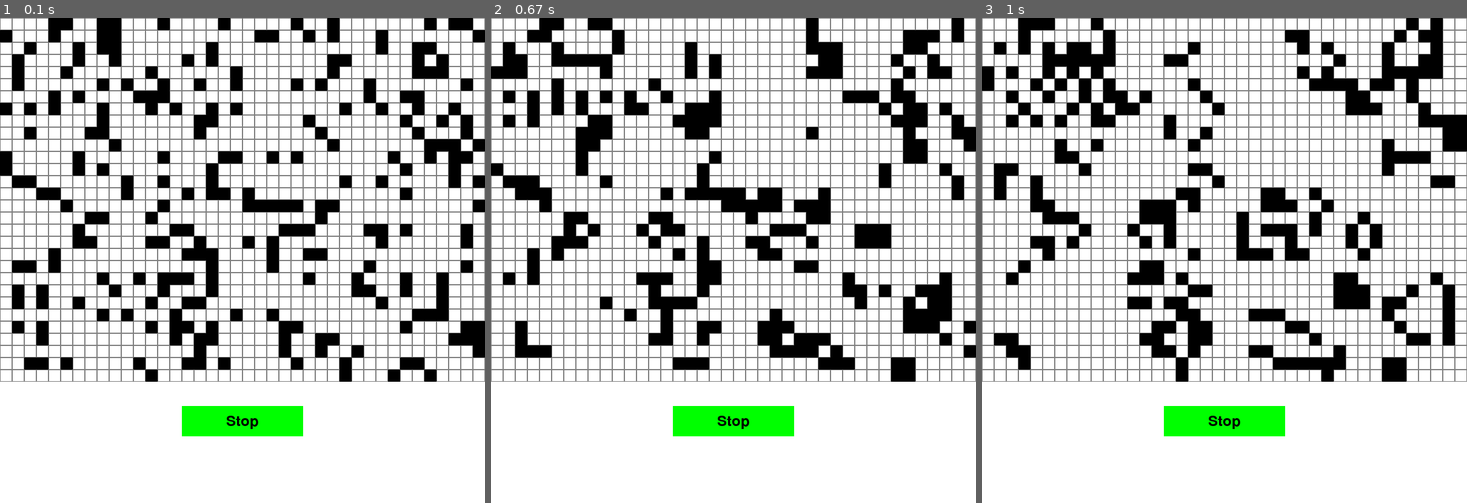
Above: before the commit, frames 1-3 (left to right).
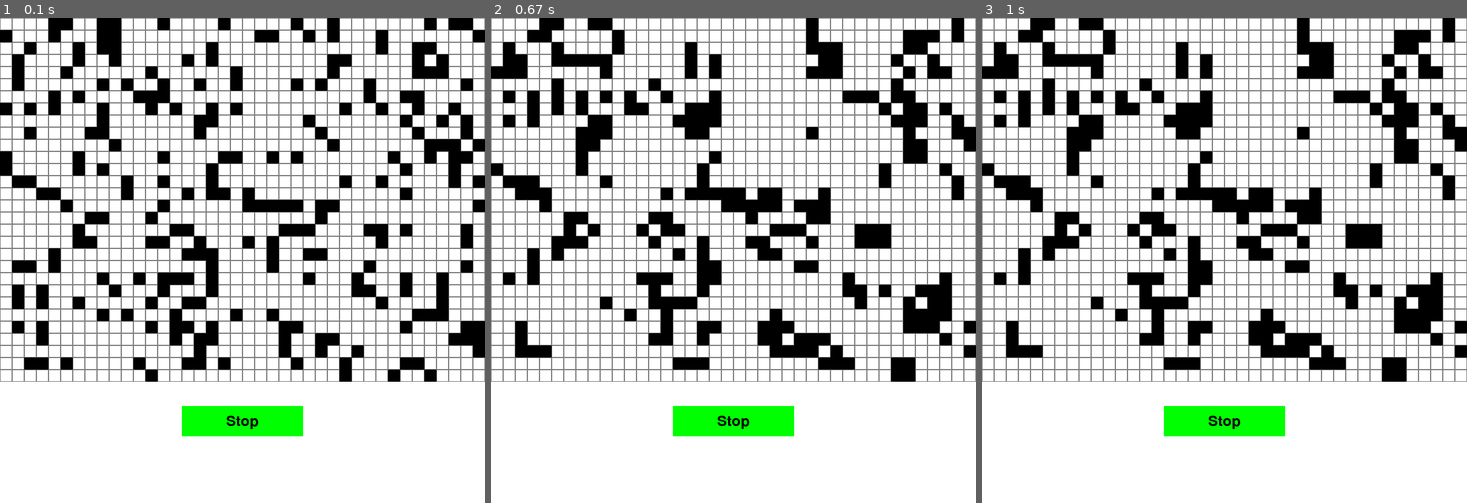
Above: after the commit, the same moments.

Repository: szdomzalski/design-patterns-sandbox
Game: pygame game, started from game-of-life/main.py
Same seed, same stepped clock (60 frames per second), same inputs: the game is played once before the commit and once after it.
Inputs:
- Up to frame 1 (0.1 s): no input
- Up to frame 2 (0.67 s): click "Stop" at 0.38 s
- Up to frame 3 (1 s): no input

Frames 1-2 are identical in both runs. In frame 3, 16% of the frame differs, in the area x 0-100%, y 0-75%.

Commit message:
Excluded timer from GameController

Diff:
--- a/game-of-life/game_controller.py
+++ b/game-of-life/game_controller.py
@@ -10,10 +10,9 @@
 
 
 class GameController(EventSubscriber, metaclass=SingletonSubscriberMeta):
-    def __init__(self, timer: Timer, ui: UI, game_logic: GameOfLifeRuleset, initial_state: np.ndarray) -> None:
+    def __init__(self, ui: UI, game_logic: GameOfLifeRuleset, initial_state: np.ndarray) -> None:
         '''
         Initialize the GameController.
-        :param timer: The Timer object used to control the game timing.
         :param ui: The UI object responsible for rendering the game state.
         :param game_logic: The game logic (ruleset) to use (must implement GameOfLifeRuleset).
         :param initial_state: The initial game state as a numpy array.
@@ -25,8 +24,6 @@
         self.game_state: GameState = GameRunning()
         self.ui = ui
         self.ui.render(self.board_state)
-        self.timer = timer
-        self.timer.attach(self)
 
     def notify(self, event: Event) -> None:
         '''
@@ -48,35 +45,33 @@
         '''
         return self.board_state
 
-    def run(self, timer: Timer) -> None:
+    def run(self) -> None:
         '''
         Run the main game loop, handling events and updating the UI.
+        :return: None
 
-        :param timer: The Timer object used to control the game timing.
-        :return: None
         The loop continues running until a QUIT event is detected or the timer is stopped.
         Handles mouse button events to interact with UI buttons.
         Renders the UI when an update is needed.
         '''
         running = True
-        with timer:
-            while running:
-                self.ui.run()
-                for event in pygame.event.get():
-                    if event.type == pygame.QUIT:
-                        running = False
-                    if event.type == pygame.MOUSEBUTTONDOWN:
-                        for button in self.ui.buttons:
-                            if button.x <= event.pos[0] <= button.x + button.width \
-                                    and button.y <= event.pos[1] <= button.y + button.height:
-                                if button.name == "stop":
-                                    timer.stop()
-                                # Add more button actions here
-                                break
-                        # Only handle button clicks, do not break for non-button clicks
-                if self.ui_render_needed:
-                    self.ui.render(self.get_state())
-                    self.ui_render_needed = False
+        while running:
+            self.ui.run()
+            for event in pygame.event.get():
+                if event.type == pygame.QUIT:
+                    running = False
+                if event.type == pygame.MOUSEBUTTONDOWN:
+                    for button in self.ui.buttons:
+                        if button.x <= event.pos[0] <= button.x + button.width \
+                                and button.y <= event.pos[1] <= button.y + button.height:
+                            if button.name == "stop":
+                                self.game_state = GameStopped()
+                            # Add more button actions here
+                            break
+                    # Only handle button clicks, do not break for non-button clicks
+            if self.ui_render_needed:
+                self.ui.render(self.get_state())
+                self.ui_render_needed = False
         pygame.quit()
 
 
--- a/game-of-life/main.py
+++ b/game-of-life/main.py
@@ -37,11 +37,13 @@
 
     board_state = np.random.choice([0, 1], size=(n_cells_x, n_cells_y), p=[0.8, 0.2])
     game_logic = ClassicGameOfLife()
+    game = GameController(ui, game_logic, board_state)
+
     timer = Timer(interval_sec=0.1, step_sec=0.01)
+    timer.attach(game)
 
-    game = GameController(timer, ui, game_logic, board_state)
-
-    game.run(timer)
+    with timer:
+        game.run()
 
 
 if __name__ == "__main__":
